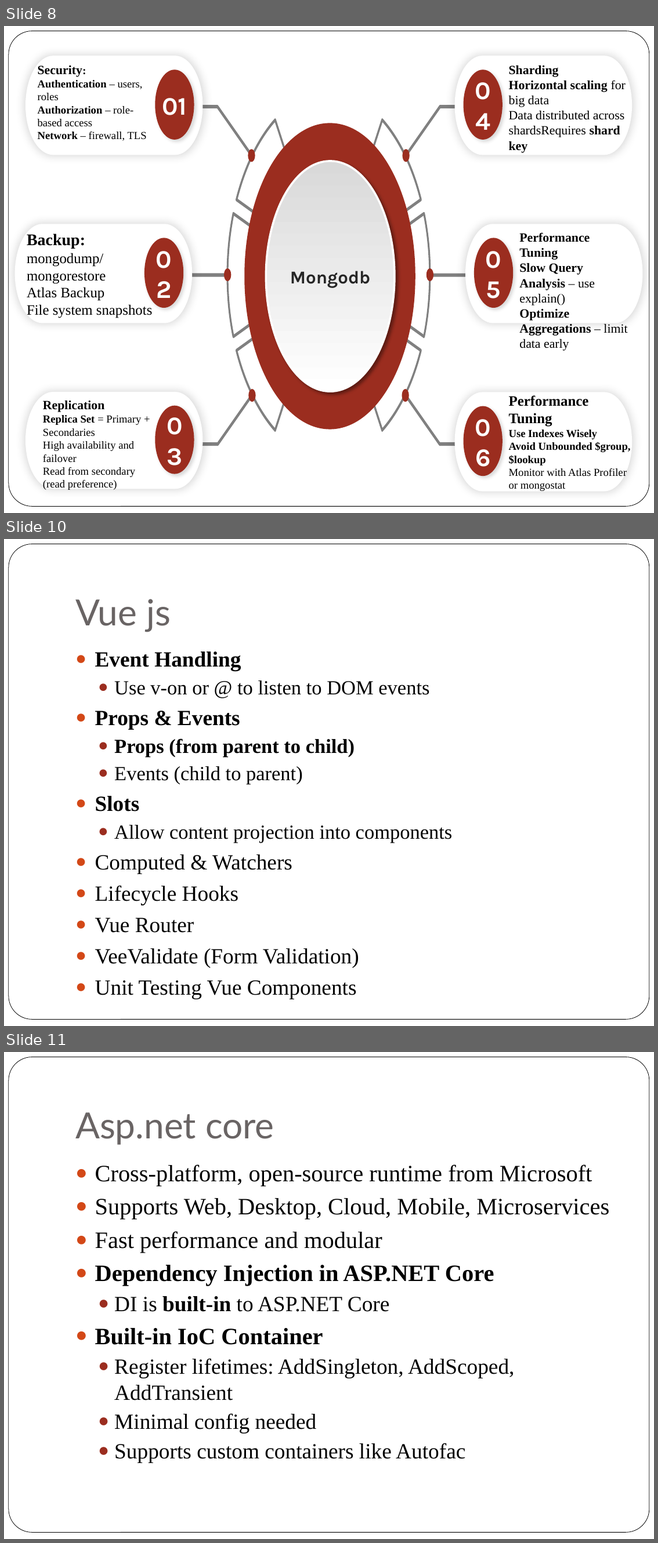
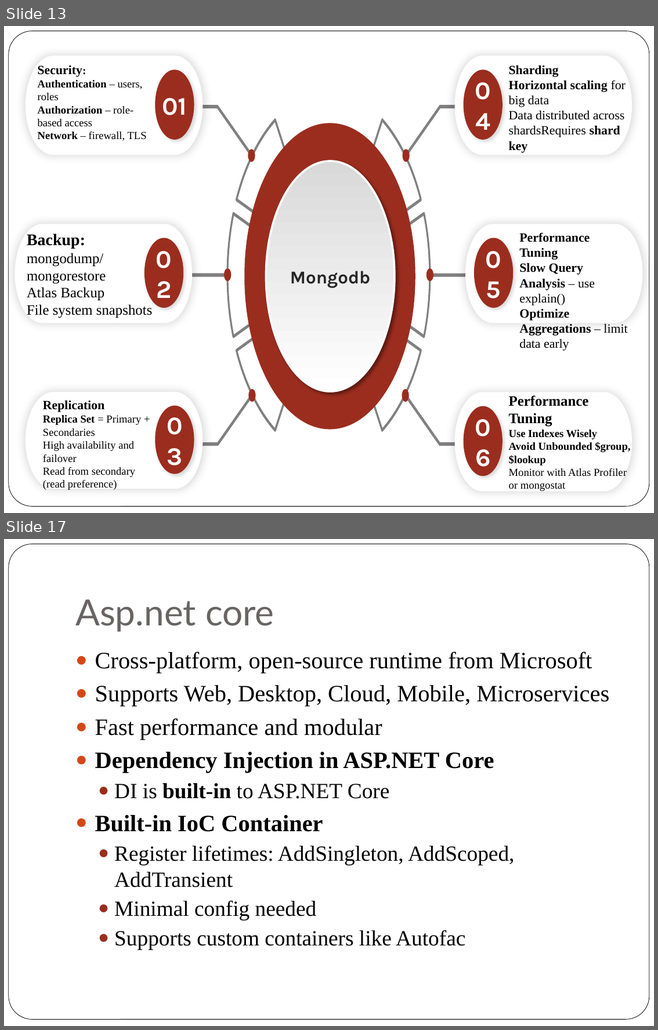
Before and after one commit to rosemarythomas994/VueR-assignment, a slide deck: Presentation Assignment.pptx. Shown one above the other, each under a label of ours: slides 8, 10 and 11 before the commit, slides 13 and 17 after it; the slides between them are not shown. The pictures are 658x1543 and 658x1030 pixels, drawn with LibreOffice and Linux fonts; fonts in the diff are those of the drawing. Boxes give left, top, right and bottom in pixels: in the first picture for what was removed or moved away, otherwise in the second. Text is boxed around its words. In the diff, an @@ line names an element or a change of style, - is before the commit and + after.

```diff
--- a/Presentation Assignment.pptx
+++ b/Presentation Assignment.pptx
@@ slide 10 removed at (4, 539, 654, 1026), background #FFFFFF; not listed: 1 template element that a slide beside it also shows @@
@@ title removed at (75, 599, 170, 632) @@
-Vue js
@@ text removed at (95, 652, 452, 968) @@
-● Event Handling
-  ● Use v-on or @ to listen to DOM events
-● Props & Events
-  ● Props (from parent to child)
-  ● Events (child to parent)
-● Slots
-  ● Allow content projection into components
-● Computed & Watchers
-● Lifecycle Hooks
-● Vue Router
-● VeeValidate (Form Validation)
-● Unit Testing Vue Components
@@ what was slide 8 is now slide 13 @@
@@ what was slide 11 is now slide 17 @@
```
Also in this commit, not shown: 2 slides changed, 7 slides added, 5 other files.
